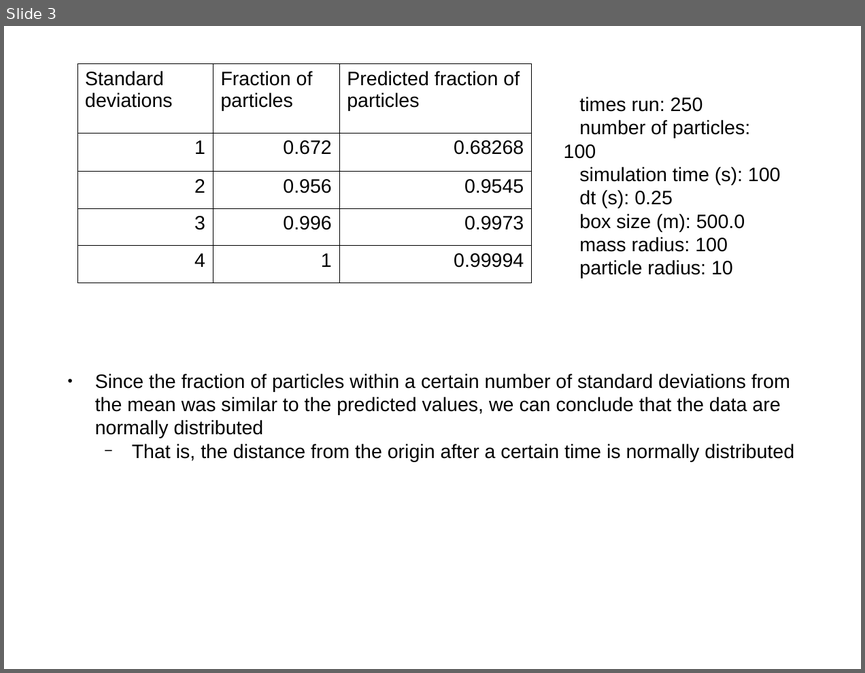
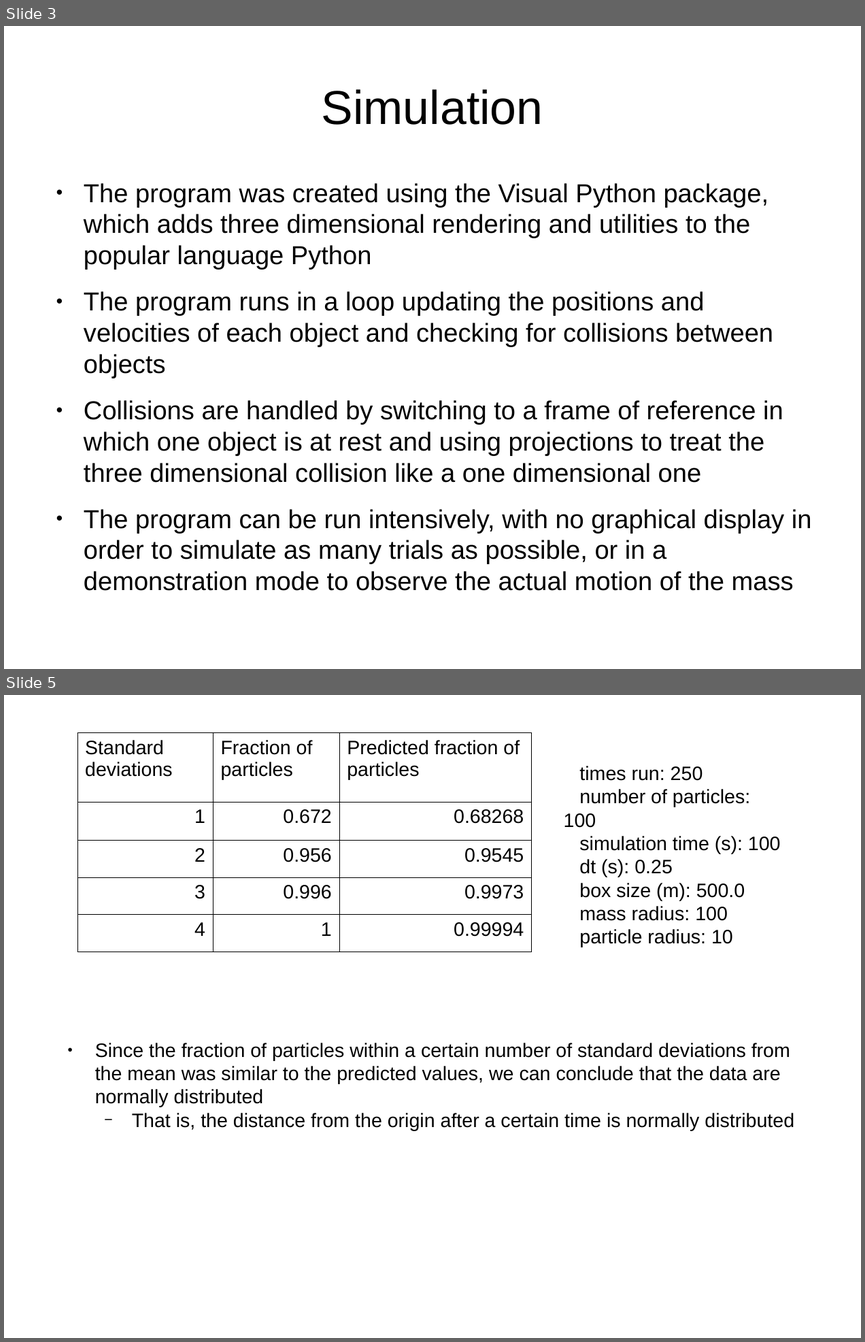
Before and after one commit to djynth/brownian-motion, a slide deck: Slides.odp. Shown one above the other, each under a label of ours: slide 3 before the commit, slides 3 and 5 after it; the slides between them are not shown. The pictures are 865x673 and 865x1342 pixels, drawn with LibreOffice and Linux fonts; fonts in the diff are those of the drawing. Boxes give left, top, right and bottom in pixels: in the first picture for what was removed or moved away, otherwise in the second. Text is boxed around its words. In the diff, an @@ line names an element or a change of style, - is before the commit and + after.

Commit message:
added some description of the simulation and program as well as a conclusion to the slides

```diff
--- a/Slides.odp
+++ b/Slides.odp
@@ slide 3 added at (4,26,861,669), background #FFFFFF @@
@@ title added at (322,89,543,125), 44 pt, text #000000 @@
+Simulation
@@ text added at (84,183,812,590), 24 pt, text #000000 @@
+● The program was created using the Visual Python package, which adds three dimensional rendering and utilities to the popular language Python
+● The program runs in a loop updating the positions and velocities of each object and checking for collisions between objects
+● Collisions are handled by switching to a frame of reference in which one object is at rest and using projections to treat the three dimensional collision like a one dimensional one
+● The program can be run intensively, with no graphical display in order to simulate as many trials as possible, or in a demonstration mode to observe the actual motion of the mass
@@ what was slide 3 is now slide 5 @@
```
Also in this commit, not shown: 3 other slides added, 2 slides removed.
